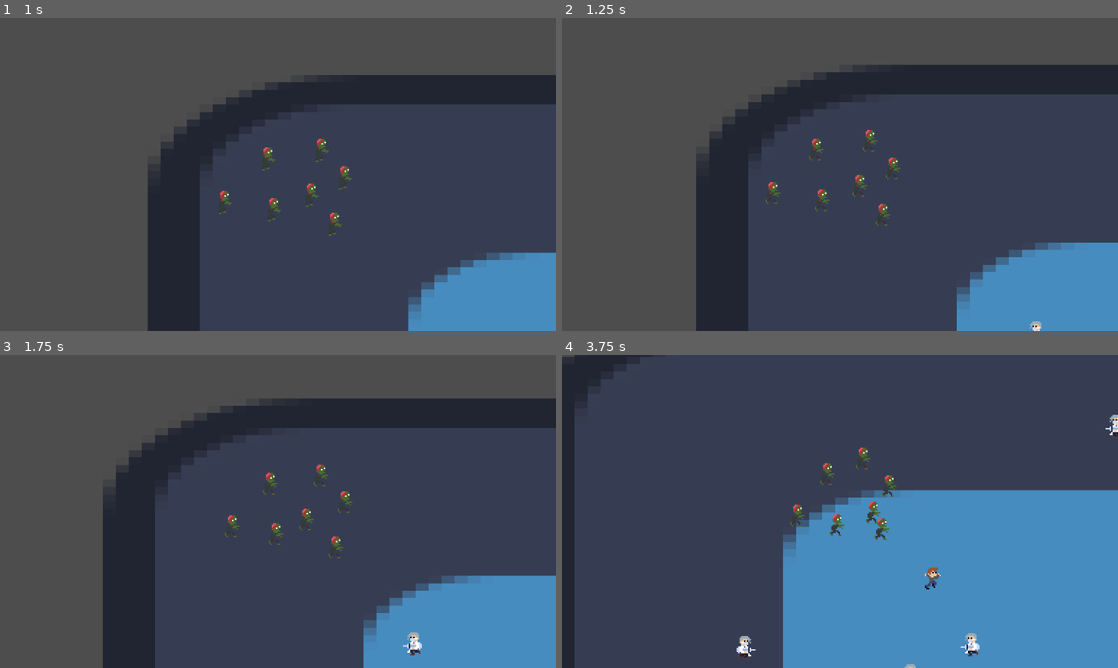
Above: before the commit, frames 1-4 (two rows, left to right).
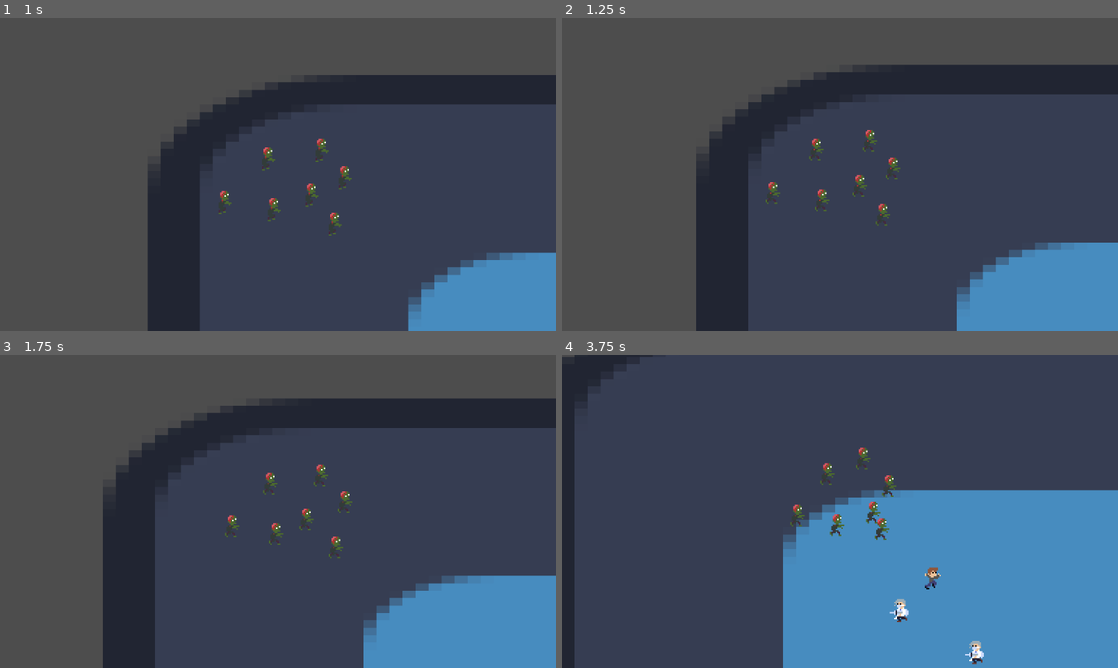
Above: after the commit, the same moments.

Repository: lucasericsson222/gmtk2024
Game: Godot game, scene res://scenes/menu.tscn
Same seed, same stepped clock (60 frames per second), same inputs: the game is played once before the commit and once after it. The engine's default icon, where the game draws it, is replaced by a stand-in: a white triangle on a blue panel in a dark square.
Inputs:
- Up to frame 1 (1 s): click "Play" at 0.5 s
- Up to frame 2 (1.25 s): no input
- Up to frame 3 (1.75 s): hold Right (right) from 1.28 s (still down)
- Up to frame 4 (3.75 s): release Right (right) at 2.03 s; hold Down (down) 2.03-2.78 s; hold Right (right) 2.78-3.53 s; hold Up (up) from 3.53 s (still down)

Frame 1 is identical in both runs. In frame 2, less than 0.1% of the frame differs, in the area x 84-87%, y 96-100%; in frame 3, 0.1%; in frame 4, 0.6%, in the area x 31-100%, y 19-100%.

Commit message:
Conversion now works without crashing
Turns out preloading was causing errors

Diff:
--- a/scenes/syringe_laser.tscn
+++ b/scenes/syringe_laser.tscn
@@ -41,7 +41,7 @@
 
 [node name="SyringeLaser" type="Area2D"]
 collision_layer = 4
-collision_mask = 4
+collision_mask = 0
 script = ExtResource("1_pqf11")
 
 [node name="AnimatedSprite2D" type="AnimatedSprite2D" parent="."]
--- a/scenes/zombie.tscn
+++ b/scenes/zombie.tscn
@@ -119,7 +119,6 @@
 speed = null
 
 [node name="ConversionComponent" parent="." node_paths=PackedStringArray("animated_sprite") instance=ExtResource("4_dy245")]
-collision_layer = 4
 collision_mask = 4
 converted_scene = ExtResource("5_8uc6f")
 animated_sprite = NodePath("../AnimatedSprite2D")
--- a/scripts/conversion_component.gd
+++ b/scripts/conversion_component.gd
@@ -2,14 +2,24 @@
 
 signal human_killed
 
-@export var converted_scene = preload("res://scenes/zombie.tscn")
+@export var converted_scene = load("res://scenes/zombie.tscn")
 
 @export var animated_sprite: AnimatedSprite2D
 
+var dying = false
+var just_converted = true
+
 func _ready():
 	animated_sprite.connect("animation_finished", _on_animated_sprite_2d_animation_finished)
+	var timer := Timer.new()
+	add_child(timer)
+	timer.wait_time = 1
+	timer.one_shot = true
+	timer.start()
+	timer.connect("timeout", _on_timer_timeout)
 
-var dying = false
+func _on_timer_timeout():
+	just_converted = false
 
 func _on_body_entered(body: Node2D) -> void:
 	_on_body_or_area_entered(body)
@@ -17,11 +27,13 @@
 func _on_animated_sprite_2d_animation_finished() -> void:
 	if dying == true:
 		var converted_instance = converted_scene.instantiate()
+		converted_instance.position = get_parent().position
 		get_parent().get_parent().add_child(converted_instance)
-		converted_instance.position = get_parent().position
 		get_parent().queue_free()
 
 func _on_body_or_area_entered(_body: Node2D) -> void:
+	if just_converted:
+		return
 	animated_sprite.play("death")
 	get_node("CollisionShape2D").queue_free()
 	human_killed.emit()
--- a/scripts/doctor.gd
+++ b/scripts/doctor.gd
@@ -4,7 +4,7 @@
 
 var state = RUNNING
 var speed = 100
-var max_speed: float = 70
+var max_speed: float = 10
 var position_fix_speed: float = 8
 var syringe_laser_scene = preload("res://scenes/syringe_laser.tscn")
 var attacking_offset = 20
